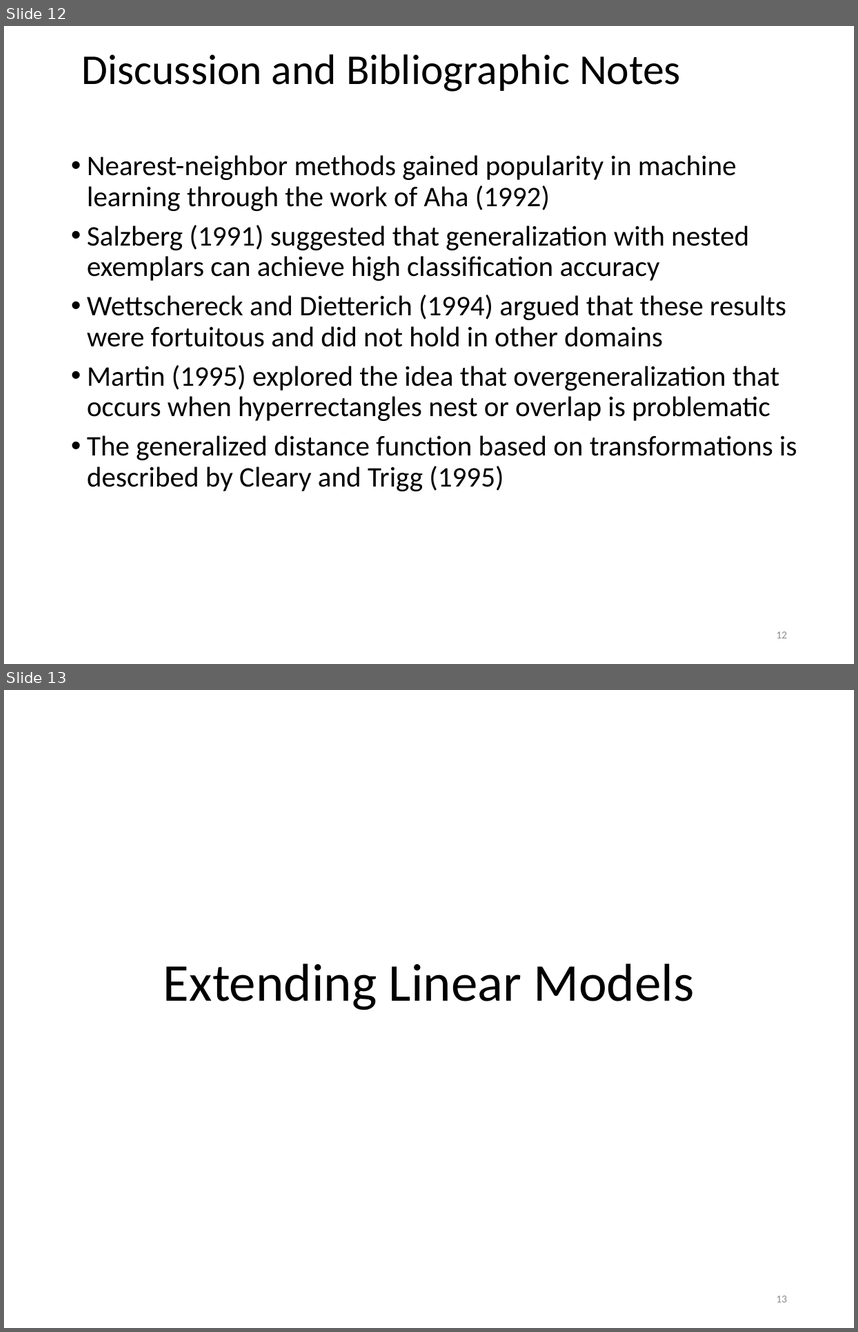
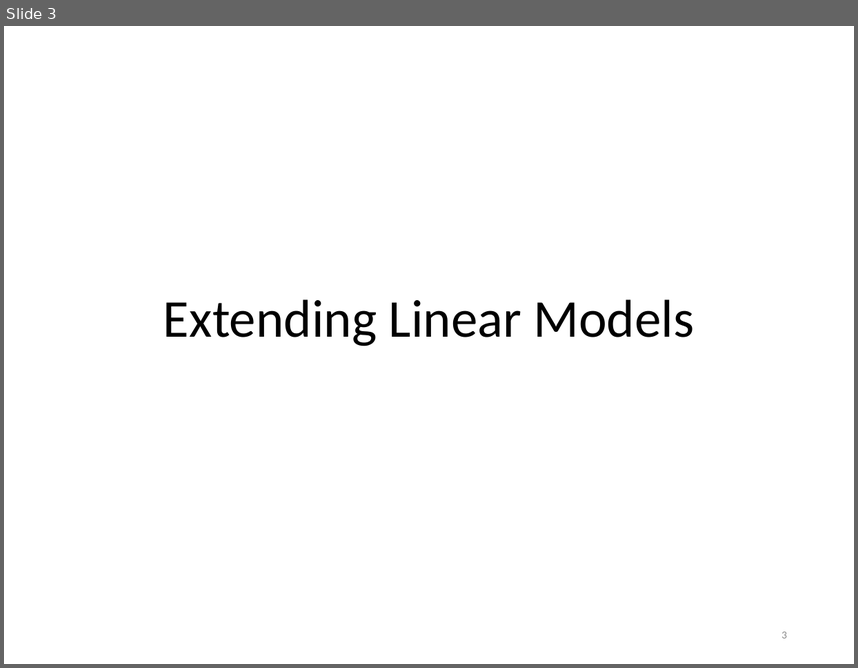
Before and after one commit to khaledmrasheed/khaledmrasheed.github.io, a slide deck: DMcourse/Chapter7.pptx. Shown one above the other, each under a label of ours: slides 12 and 13 before the commit, slide 3 after it. The pictures are 858x1332 and 858x668 pixels, drawn with LibreOffice and Linux fonts; fonts in the diff are those of the drawing. Boxes give left, top, right and bottom in pixels: in the first picture for what was removed or moved away, otherwise in the second. Text is boxed around its words. In the diff, an @@ line names an element or a change of style, - is before the commit and + after.

```diff
--- a/DMcourse/Chapter7.pptx
+++ b/DMcourse/Chapter7.pptx
@@ slide 12 removed at bbox=[4, 26, 854, 664], background #FFFFFF @@
@@ title removed at bbox=[82, 54, 681, 92] @@
-Discussion and Bibliographic Notes
@@ text removed at bbox=[87, 155, 797, 491] @@
-• Nearest-neighbor methods gained popularity in machine learning through the work of Aha (1992)
-• Salzberg (1991) suggested that generalization with nested exemplars can achieve high classification accuracy
-• Wettschereck and Dietterich (1994) argued that these results were fortuitous and did not hold in other domains
-• Martin (1995) explored the idea that overgeneralization that occurs when hyperrectangles nest or overlap is problematic
-• The generalized distance function based on transformations is described by Cleary and Trigg (1995)
@@ page number removed at bbox=[776, 631, 787, 638] @@
-12
@@ what was slide 13 is now slide 3 @@
@@ page number at bbox=[782, 631, 787, 638]: text changed @@
-13
+3
```
Also in this commit, not shown: 2 slides changed, 9 other slides removed.
